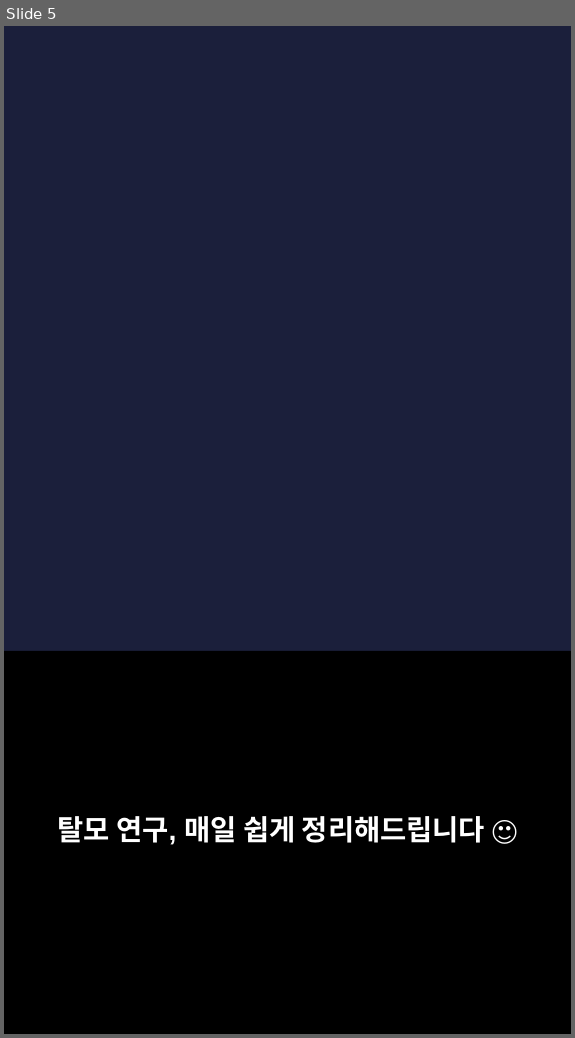
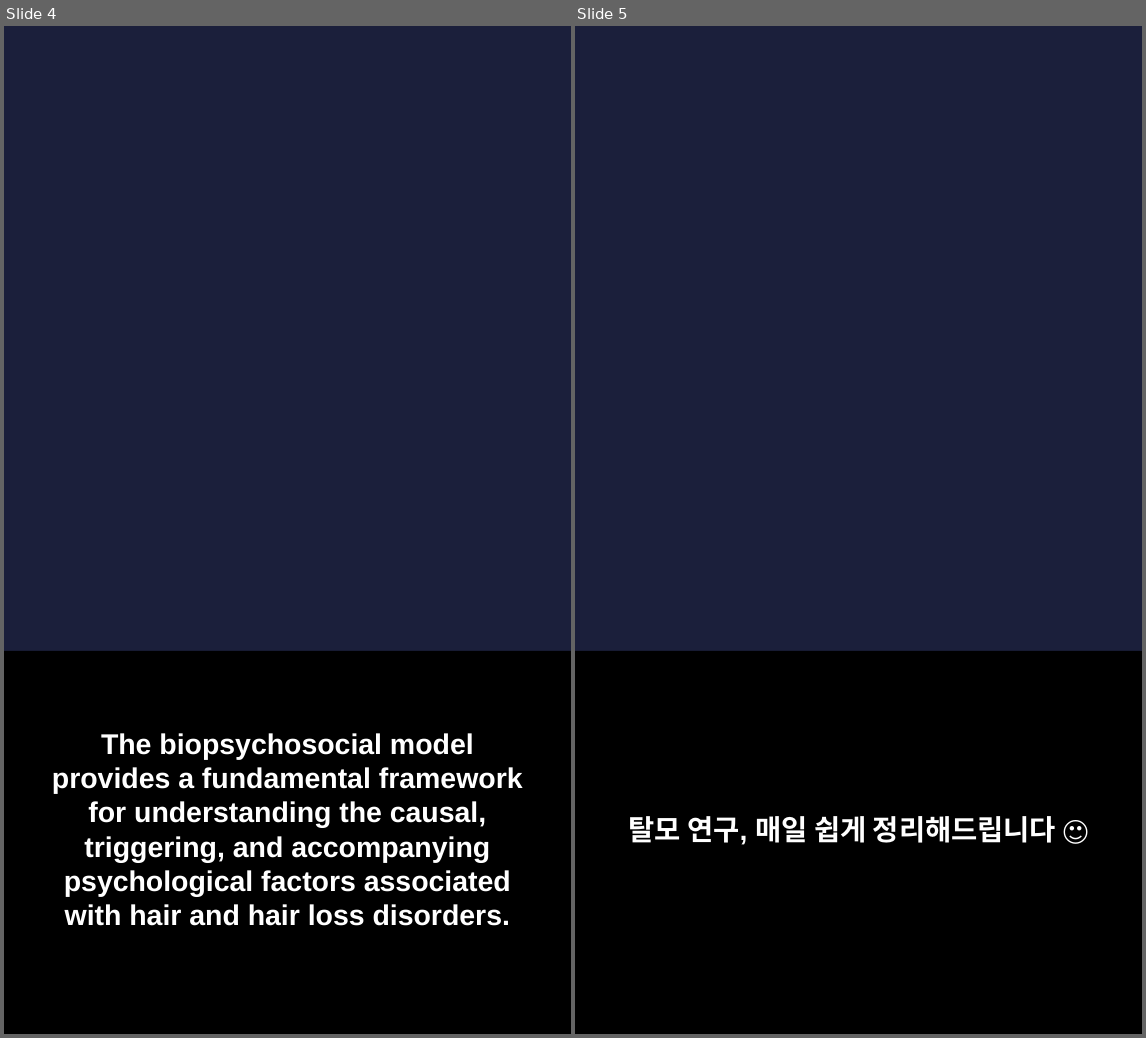
Before and after one commit to hyokang2010-BJ-ANTH/product-builder-test, a slide deck: pwa/data/latest/slides.pptx. Shown side by side, each under a label of ours: slide 5 before the commit, slides 4 and 5 after it. The pictures are 575x1038 and 1146x1038 pixels, drawn with LibreOffice and Linux fonts; fonts in the diff are those of the drawing; background and template pictures are left out. Boxes give left, top, right and bottom in pixels: in the first picture for what was removed or moved away, otherwise in the second. Text is boxed around its words. In the diff, an @@ line names an element or a change of style, - is before the commit and + after.

```diff
--- a/pwa/data/latest/slides.pptx
+++ b/pwa/data/latest/slides.pptx
@@ slide 4 added at (4,26,571,1034), background picture (left out) @@
@@ rectangle added at (4,651,571,1033), fill #000000 @@
@@ text added at (52,733,523,926), 22 pt, text #FFFFFF, bold @@
+The biopsychosocial model provides a fundamental framework for understanding the causal, triggering, and accompanying psychological factors associated with hair and hair loss disorders.
```
Also in this commit, not shown: 2 slides changed, 5 other slides added, 5 slides removed, 26 other files.
